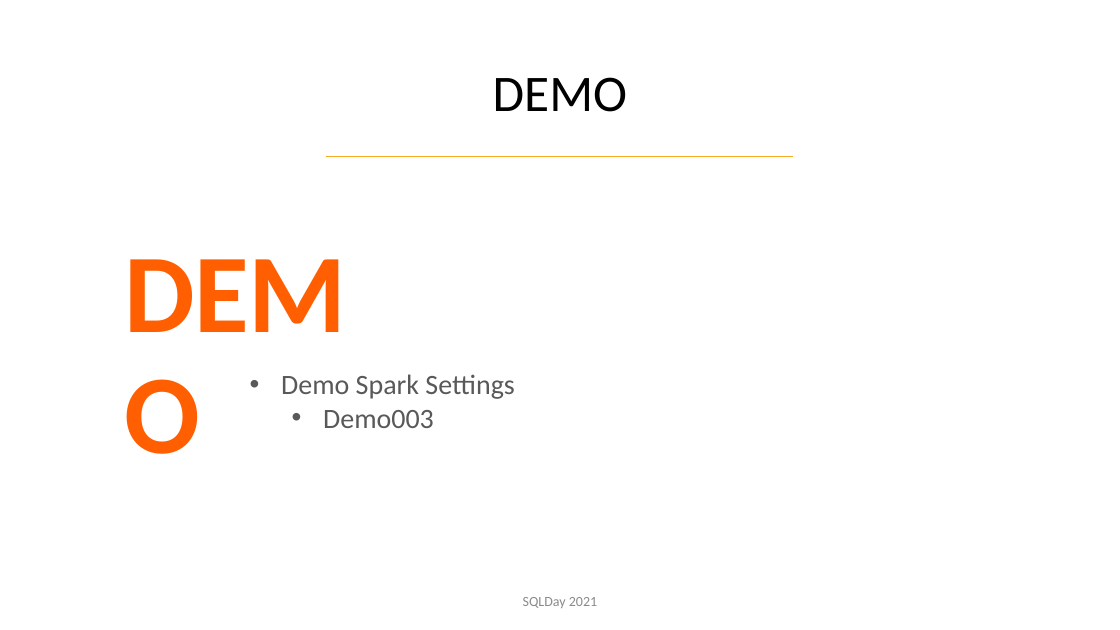
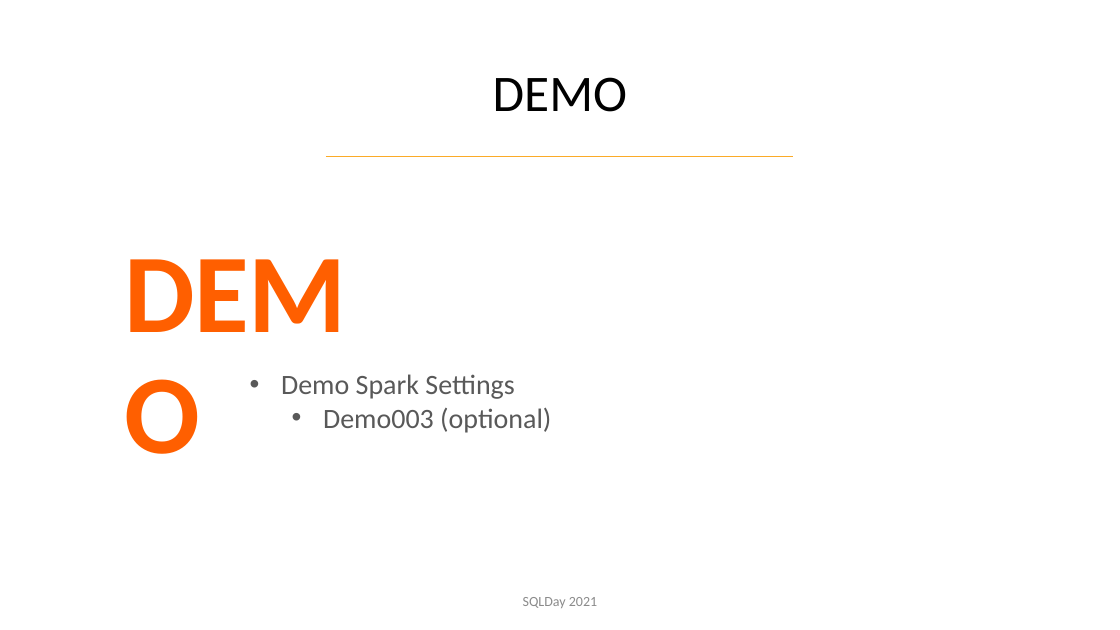
Before and after one commit to cloud4yourdata/CommunityEvents, a slide deck: slide 16 of SQLDay2021/misc/sqlday2021_tk_datalakehouse.pptx. Drawn at 1120x630 pixels with LibreOffice and Linux fonts; fonts in the diff are those of the drawing; background and template pictures are left out. Boxes give left, top, right and bottom in pixels: in the first picture for what was removed or moved away, otherwise in the second. Text is boxed around its words. In the diff, an @@ line names an element or a change of style, - is before the commit and + after.

```diff
--- a/SQLDay2021/misc/sqlday2021_tk_datalakehouse.pptx
+++ b/SQLDay2021/misc/sqlday2021_tk_datalakehouse.pptx
@@ text at (323, 407, 551, 433): text changed @@
-  • Demo003
+  • Demo003 (optional)
```
Also in this commit, not shown: 9 other slides changed, 46 other files.
